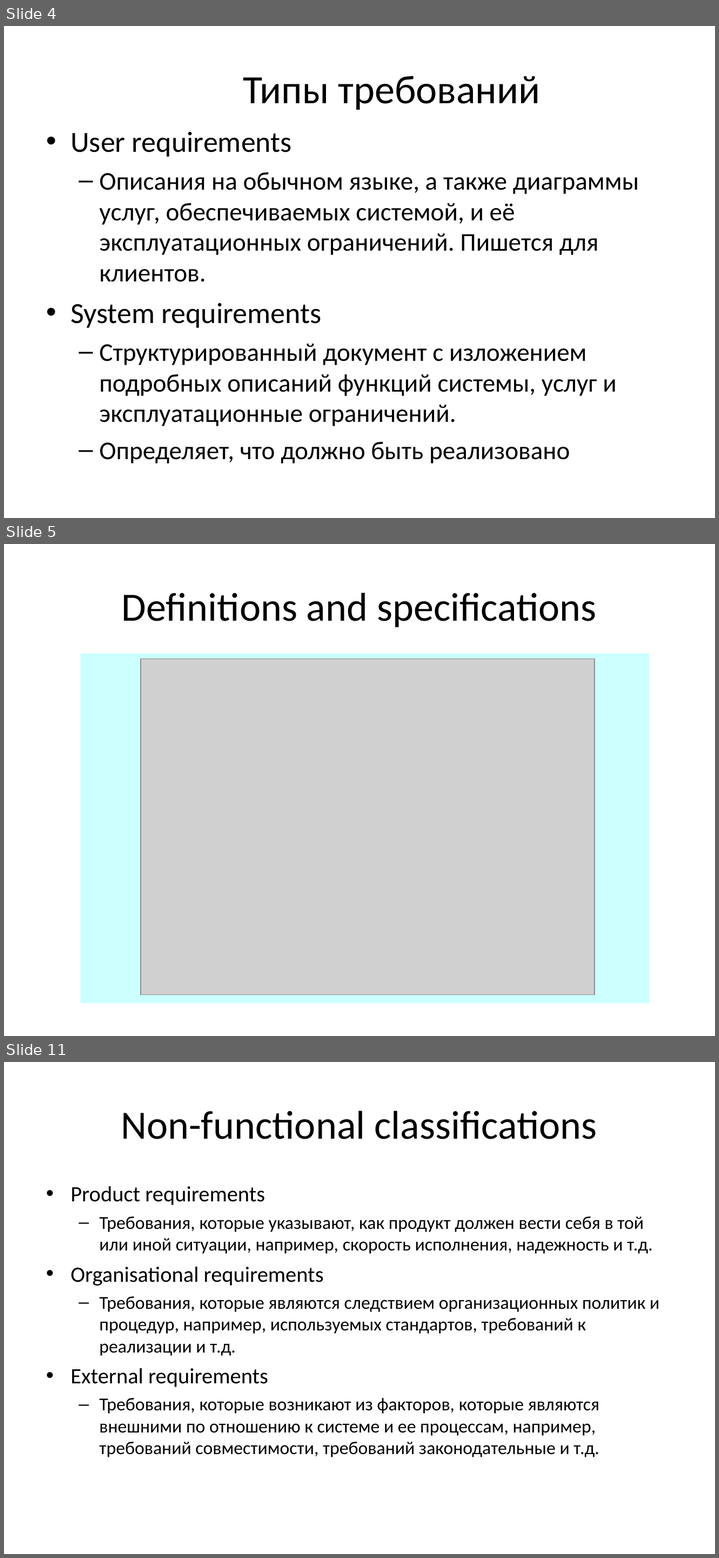
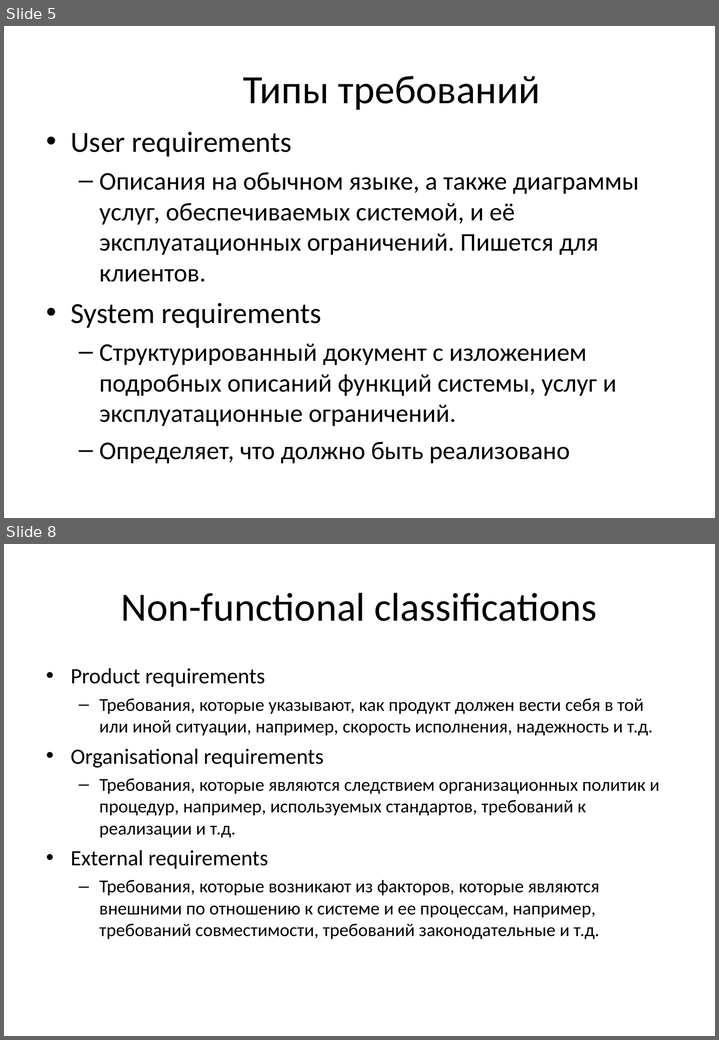
Before and after one commit to BigRacer/swtesting, a slide deck: 4.Requirements/Requirements_rus.ppt. Shown one above the other, each under a label of ours: slides 4, 5 and 11 before the commit, slides 5 and 8 after it; the slides between them are not shown. The pictures are 719x1558 and 719x1040 pixels, drawn with LibreOffice and Linux fonts; fonts in the diff are those of the drawing; grey boxes stand for pictures; background and template pictures are left out. Boxes give left, top, right and bottom in pixels: in the first picture for what was removed or moved away, otherwise in the second. Text is boxed around its words. In the diff, an @@ line names an element or a change of style, - is before the commit and + after.

```diff
--- a/4.Requirements/Requirements_rus.ppt
+++ b/4.Requirements/Requirements_rus.ppt
@@ slide 5 removed at [4, 544, 715, 1036], background picture (left out) @@
@@ title removed at [122, 593, 596, 627] @@
-Definitions and specifications
@@ rectangle removed at [81, 654, 649, 1003] @@
@@ picture removed at [141, 658, 594, 994] @@
@@ what was slide 4 is now slide 5 @@
@@ what was slide 11 is now slide 8 @@
```
Also in this commit, not shown: 3 slides changed, 4 slides added, 5 other slides removed.
